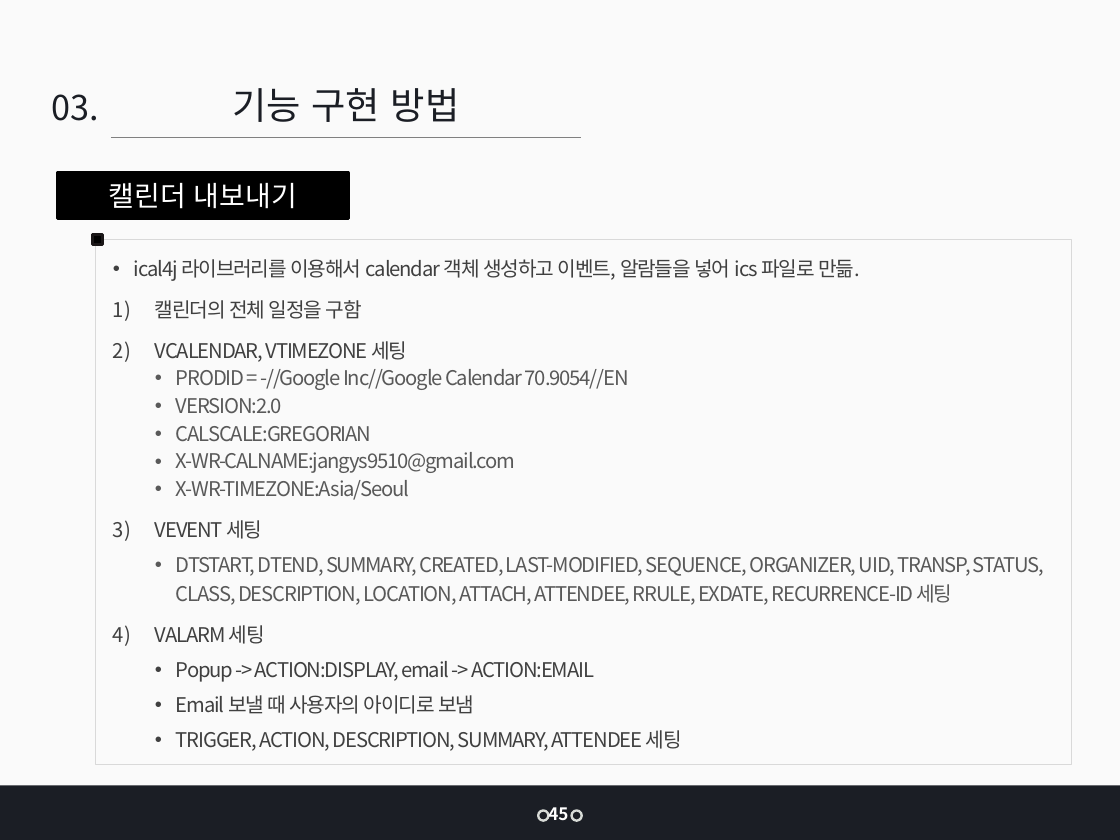
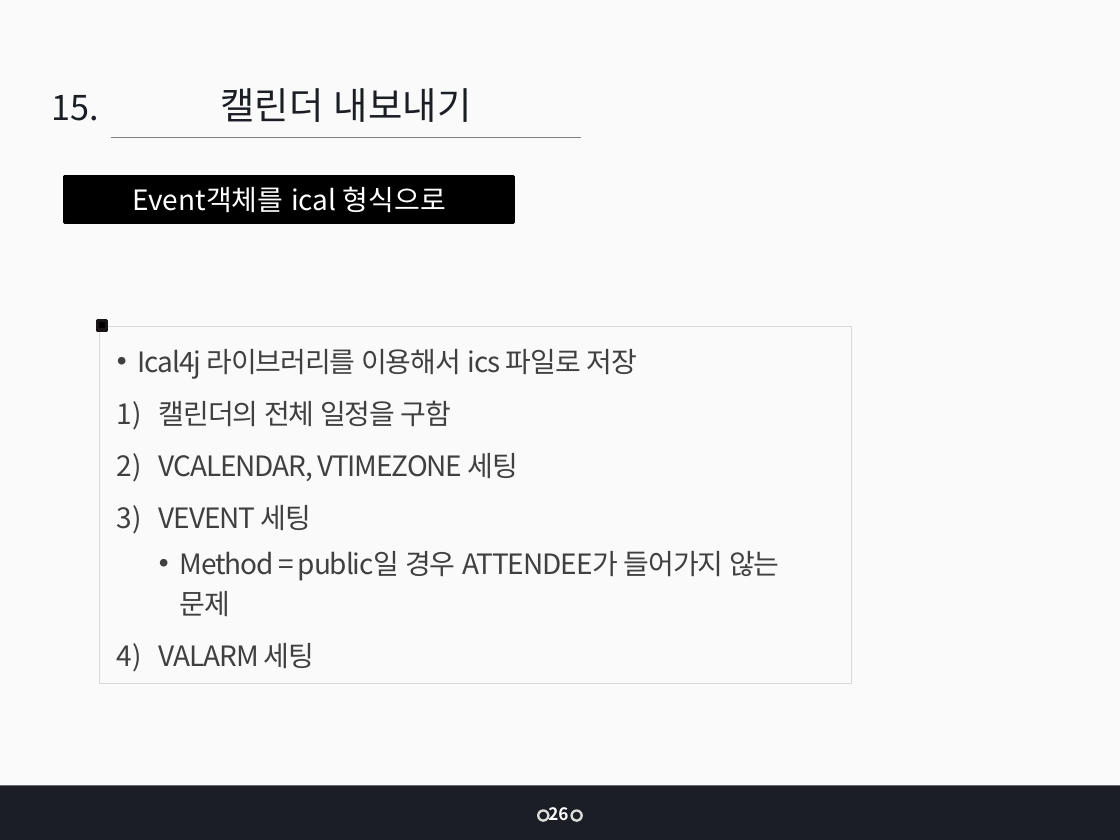
Before and after one commit to jangys/calendarProjectDocument, a slide deck: slide 26 of 인턴 최종 발표_장연수.pptx (slide 45 before the commit). Drawn at 1120x840 pixels with LibreOffice and Linux fonts; fonts in the diff are those of the drawing. Boxes give left, top, right and bottom in pixels: in the first picture for what was removed or moved away, otherwise in the second. Text is boxed around its words. In the diff, an @@ line names an element or a change of style, - is before the commit and + after.

```diff
--- a/인턴 최종 발표_장연수.pptx
+++ b/인턴 최종 발표_장연수.pptx
@@ text "캘린더 내보내기": place and size @@
-text "캘린더 내보내기" at <box>57,174,348,218</box>
+text "캘린더 내보내기" at <box>220,88,471,122</box>
@@ text "캘린더 내보내기" at <box>220,88,471,122</box>: size 18 to 24 pt, text colour #FFFFFF to #1B1E25; fill #000000 to none; outline #000000 2 pt to none @@
@@ text removed at <box>232,88,460,122</box> @@
-기능 구현 방법
@@ text at <box>51,95,98,121</box>: text changed @@
-03.
+15.
@@ rectangle added at <box>64,177,514,222</box>, fill #000000, outline #000000 2 pt, 18 pt, text #FFFFFF @@
+Event객체를 ical 형식으로
@@ rectangle: place and size @@
-rectangle at <box>93,235,103,244</box>
+rectangle at <box>97,320,108,329</box>
@@ rectangle "Ical4j 라이브러리를 이용해서 ics 파일로 ...": place and size @@
-rectangle "Ical4j 라이브러리를 이용해서 ics 파일로 ..." at <box>95,240,1072,765</box>
+rectangle "Ical4j 라이브러리를 이용해서 ics 파일로 ..." at <box>100,327,851,683</box>
@@ text in rectangle at <box>138,349,636,379</box>: text changed; size 13 to 18 pt @@
-• ical4j 라이브러리를 이용해서 calendar 객체 생성하고 이벤트, 알람들을 넣어 ics 파일로 만듦.
+• Ical4j 라이브러리를 이용해서 ics 파일로 저장
@@ text in rectangle at <box>176,369,629,500</box>: paragraphs removed @@
-  • PRODID = -//Google Inc//Google Calendar 70.9054//EN
-  • VERSION:2.0
-  • CALSCALE:GREGORIAN
-  • X-WR-CALNAME:jangys9510@gmail.com
-  • X-WR-TIMEZONE:Asia/Seoul
@@ text in rectangle at <box>159,400,518,668</box>: size 13 to 18 pt in "캘린더의 전체 일정을 구함", "VCALENDAR, VTIMEZONE 세팅", "VEVENT 세팅", "VALARM 세팅" @@
@@ text in rectangle at <box>180,551,779,616</box>: text changed; size 13 to 18 pt; text colour #595959 to #404040 @@
-  • DTSTART, DTEND, SUMMARY, CREATED, LAST-MODIFIED, SEQUENCE, ORGANIZER, UID, TRANSP, STATUS, CLASS, DESCRIPTION, LOCATION, ATTACH, ATTENDEE, RRULE, EXDATE, RECURRENCE-ID 세팅
+  • Method = public일 경우 ATTENDEE가 들어가지 않는 문제
@@ text in rectangle at <box>176,661,682,751</box>: paragraphs removed @@
-  • Popup -> ACTION:DISPLAY, email -> ACTION:EMAIL
-  • Email 보낼 때 사용자의 아이디로 보냄
-  • TRIGGER, ACTION, DESCRIPTION, SUMMARY, ATTENDEE 세팅
@@ text at <box>548,807,568,820</box>: text changed @@
-45
+26
```
Also in this commit, not shown: 21 other slides changed, 9 slides added, 32 slides removed, 4 other files.
